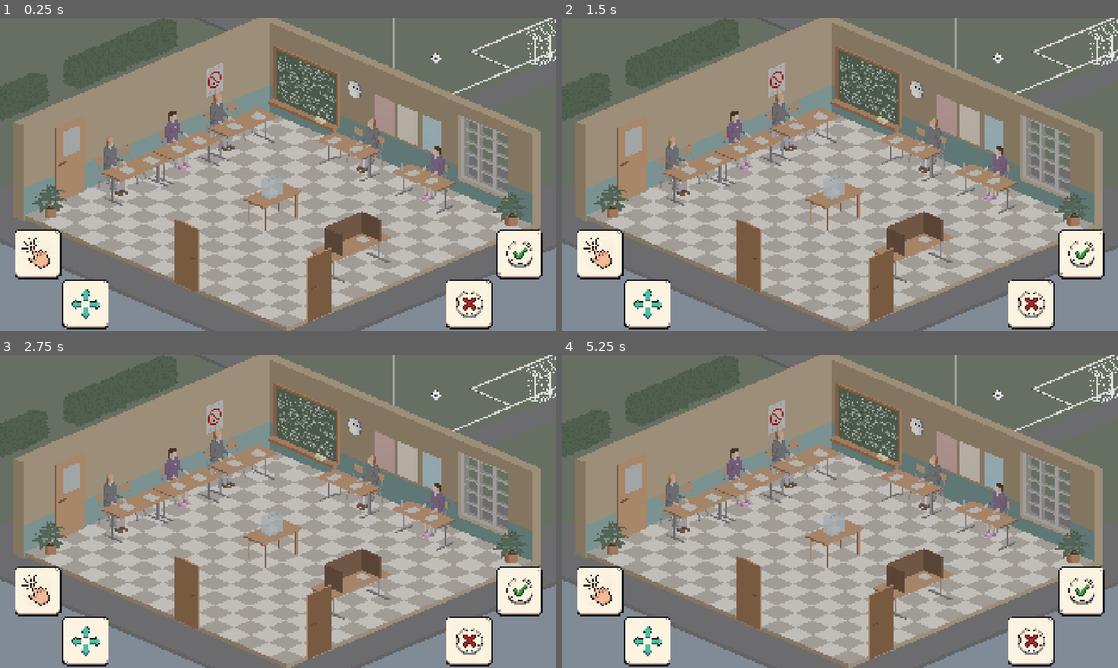
Above: before the commit, frames 1-4 (two rows, left to right).
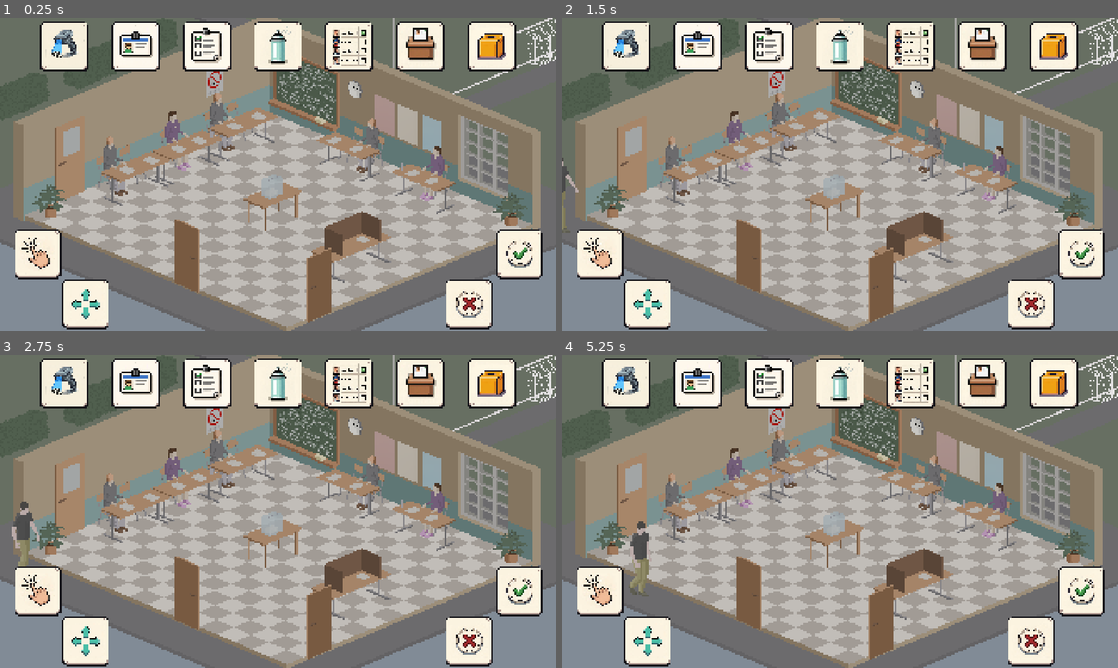
Above: after the commit, the same moments.

Repository: kreativna-blokada/blokadna-glasalica
Game: Godot game, scene res://!project/build/design/scenes/game.tscn
Same seed, same stepped clock (60 frames per second), same inputs: the game is played once before the commit and once after it.
Inputs:
- Up to frame 1 (0.25 s): no input
- Up to frame 2 (1.5 s): tap Enter at 0.5 s; hold Space (right) 0.53-1.28 s; hold A (select) 0.53-1.28 s; tap D (start) at 1.25, 1.35 s
- Up to frame 3 (2.75 s): hold Space (right) from 2.03 s (still down); hold Shift (wrong) from 2.03 s (still down)
- Up to frame 4 (5.25 s): release Shift (wrong) at 2.78 s; tap A (select) at 2.85 s; release Space (right) at 3.53 s; hold D (start) 3.53-4.28 s; tap Shift (wrong) at 4.35 s; hold A (select) from 5.03 s (still down)

The runs differ from the first frame. In frame 1, 9.6% of the frame differs, in the area x 7-93%, y 1-18%; in frame 2, 9.7%; in frame 3, 10%; in frame 4, 10%, in the area x 7-93%, y 1-78%.

Commit message:
[develop] Adding people talking ambiental loop sound play

Diff:
--- a/!project/build/design/scenes/game.tscn
+++ b/!project/build/design/scenes/game.tscn
@@ -1,7 +1,7 @@
 [gd_scene format=3 uid="uid://cugarisbw1qyg"]
 
 [ext_resource type="Script" uid="uid://dygcruy3yvqbt" path="res://!project/build/design/scenes/game.gd" id="1_egxfs"]
-[ext_resource type="PackedScene" uid="uid://d0oly2y4yepkm" path="res://!project/build/design/scenes/scenery/progress_map.tscn" id="1_icv6h"]
+[ext_resource type="PackedScene" uid="uid://bfwpr0gf10wx0" path="res://!project/build/design/scenes/scenery/progress_flow.tscn" id="1_icv6h"]
 [ext_resource type="PackedScene" uid="uid://cs6vwofk5yyfp" path="res://!project/build/design/scenes/overlays/info.tscn" id="1_nrnfg"]
 [ext_resource type="Script" uid="uid://egc5bohaewmh" path="res://!project/build/design/scenes/stage.gd" id="1_whd4d"]
 [ext_resource type="PackedScene" uid="uid://b0hekwx8gev5y" path="res://!project/build/design/scenes/scenery/scenery.tscn" id="2_scnry"]
--- a/!project/build/design/scenes/scenery/scenery.gd
+++ b/!project/build/design/scenes/scenery/scenery.gd
@@ -7,7 +7,36 @@
 #version         : 1.0
 #===============================================================================
 extends Node2D
+@export_group("Gameplay Sounds")
+@export var loop_sound : AudioStream
 
+@onready var sound_player: AudioStreamPlayer = $Ambiente
+
+func _ready() -> void:
+	if loop_sound:
+		sound_player.stream = loop_sound
+		if loop_sound is AudioStreamMP3:
+			loop_sound.loop = true
+		elif loop_sound is AudioStreamWAV:
+			loop_sound.loop_mode = AudioStreamWAV.LOOP_FORWARD
+
+	_loop_sound_handler()
+
+func _process(_delta: float) -> void:
+	_loop_sound_handler()
+
+func _loop_sound_handler() -> void:
+	if not loop_sound:
+		return
+
+	var game: Node = get_tree().current_scene
+	if game and "stop_sounds" in game:
+		var is_playing : bool = game.stop_sounds
+		if sound_player.playing != is_playing:
+			if is_playing:
+				sound_player.play()
+			else:
+				sound_player.stop()
 
 func _on_entry_body_entered(_body: Node2D) -> void:
 	$Setup/Entry.visible = false
--- a/!project/build/design/scenes/scenery/scenery.tscn
+++ b/!project/build/design/scenes/scenery/scenery.tscn
@@ -3,6 +3,7 @@
 [ext_resource type="Texture2D" uid="uid://cdx6n220g3udv" path="res://!project/art/background.png" id="1_hcqac"]
 [ext_resource type="Texture2D" uid="uid://dtq2mbiupcaix" path="res://!project/art/room.png" id="1_room"]
 [ext_resource type="Texture2D" uid="uid://bnbwm40jaltgt" path="res://!project/art/plant.png" id="2_plant"]
+[ext_resource type="AudioStream" uid="uid://cns2gdgtdo0rb" path="res://!project/audio/freesound_community-people-talking-20327.mp3" id="2_qpjah"]
 [ext_resource type="Texture2D" uid="uid://cf55eeua2caey" path="res://!project/art/voting_table.png" id="3_vtable"]
 [ext_resource type="Texture2D" uid="uid://dv8afp8brclto" path="res://!project/art/door.png" id="4_door"]
 [ext_resource type="Texture2D" uid="uid://d2qginyfevwft" path="res://!project/art/door-right.png" id="5_doorr"]
@@ -31,6 +32,10 @@
 
 [node name="Scenery" type="Node2D" unique_id=2093316346]
 script = ExtResource("13_scnry")
+loop_sound = ExtResource("2_qpjah")
+
+[node name="Ambiente" type="AudioStreamPlayer" parent="." unique_id=2093316347]
+autoplay = true
 
 [node name="Background" type="Sprite2D" parent="." unique_id=1072840265]
 z_index = -3
Not shown, added: !project/audio/freesound_community-people-talking-20327.mp3.import
Not shown, added: !project/audio/freesound_community-people-talking-20327.mp3
